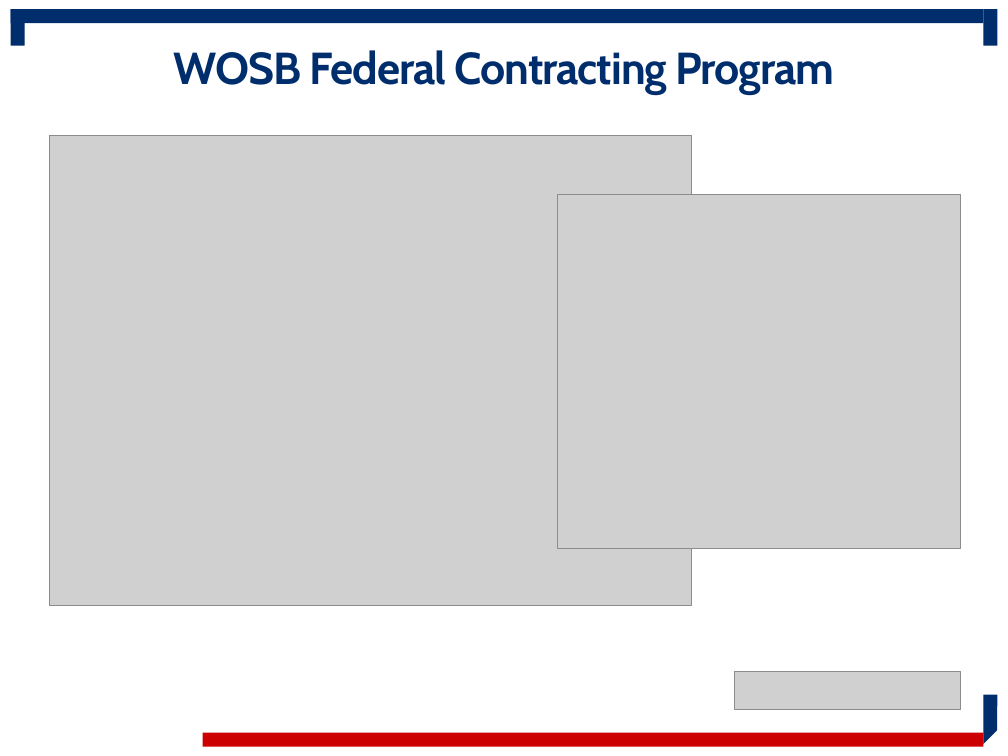
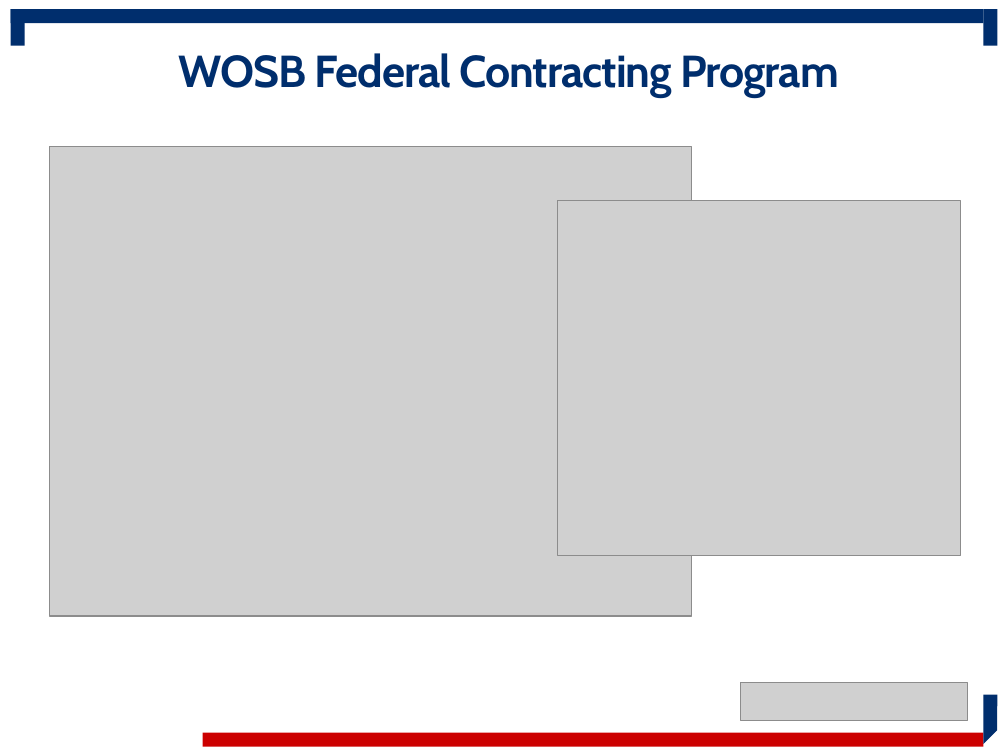
Before and after one commit to USSBA/brand, a slide deck: slide 5 of assets/sba/resource-partners/WOSB-ProgramOverview.pptx. Drawn at 1008x756 pixels with LibreOffice and Linux fonts; fonts in the diff are those of the drawing; grey boxes stand for pictures; background and template pictures are left out. Boxes give left, top, right and bottom in pixels: in the first picture for what was removed or moved away, otherwise in the second. Text is boxed around its words. In the diff, an @@ line names an element or a change of style, - is before the commit and + after.

```diff
--- a/assets/sba/resource-partners/WOSB-ProgramOverview.pptx
+++ b/assets/sba/resource-partners/WOSB-ProgramOverview.pptx
@@ title "WOSB Federal Contracting Program" at bbox=[178, 53, 839, 97]: vertical alignment top to middle @@
@@ picture: place and size @@
-picture at bbox=[49, 136, 690, 606]
+picture at bbox=[50, 146, 691, 616]
@@ picture: place and size @@
-picture at bbox=[557, 195, 961, 548]
+picture at bbox=[557, 201, 961, 554]
@@ picture: place and size @@
-picture at bbox=[734, 671, 961, 709]
+picture at bbox=[741, 682, 968, 720]
```
Also in this commit, not shown: 13 other slides changed, 21 slides added, 7 slides removed, 1 other file.
